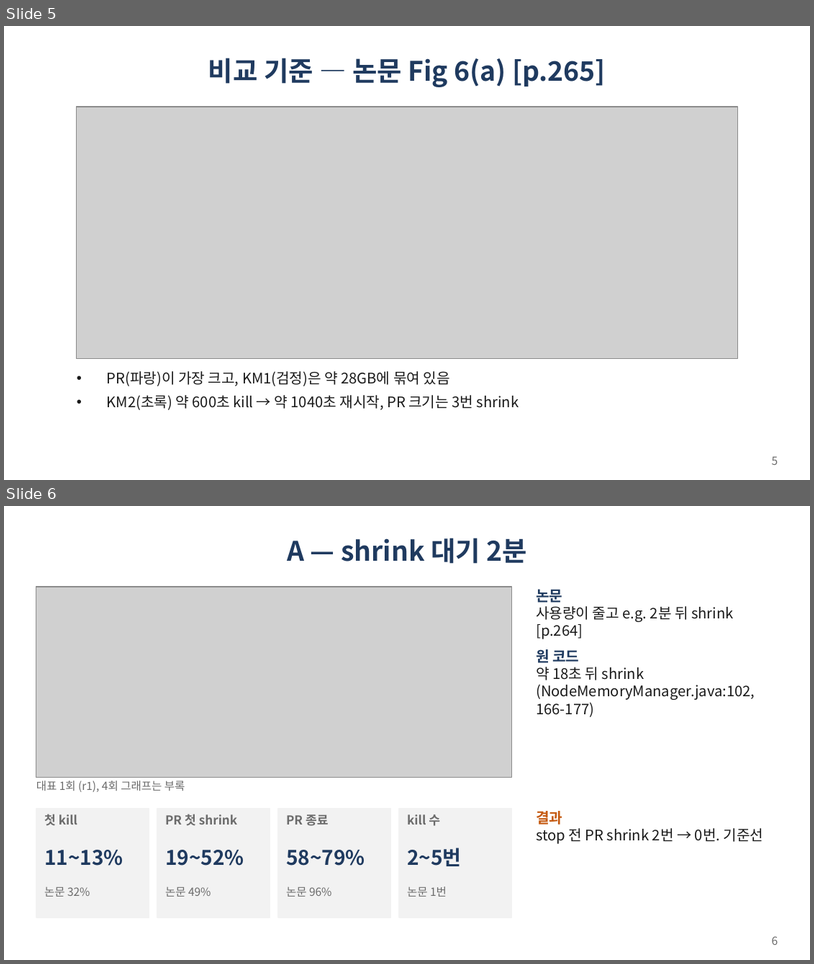
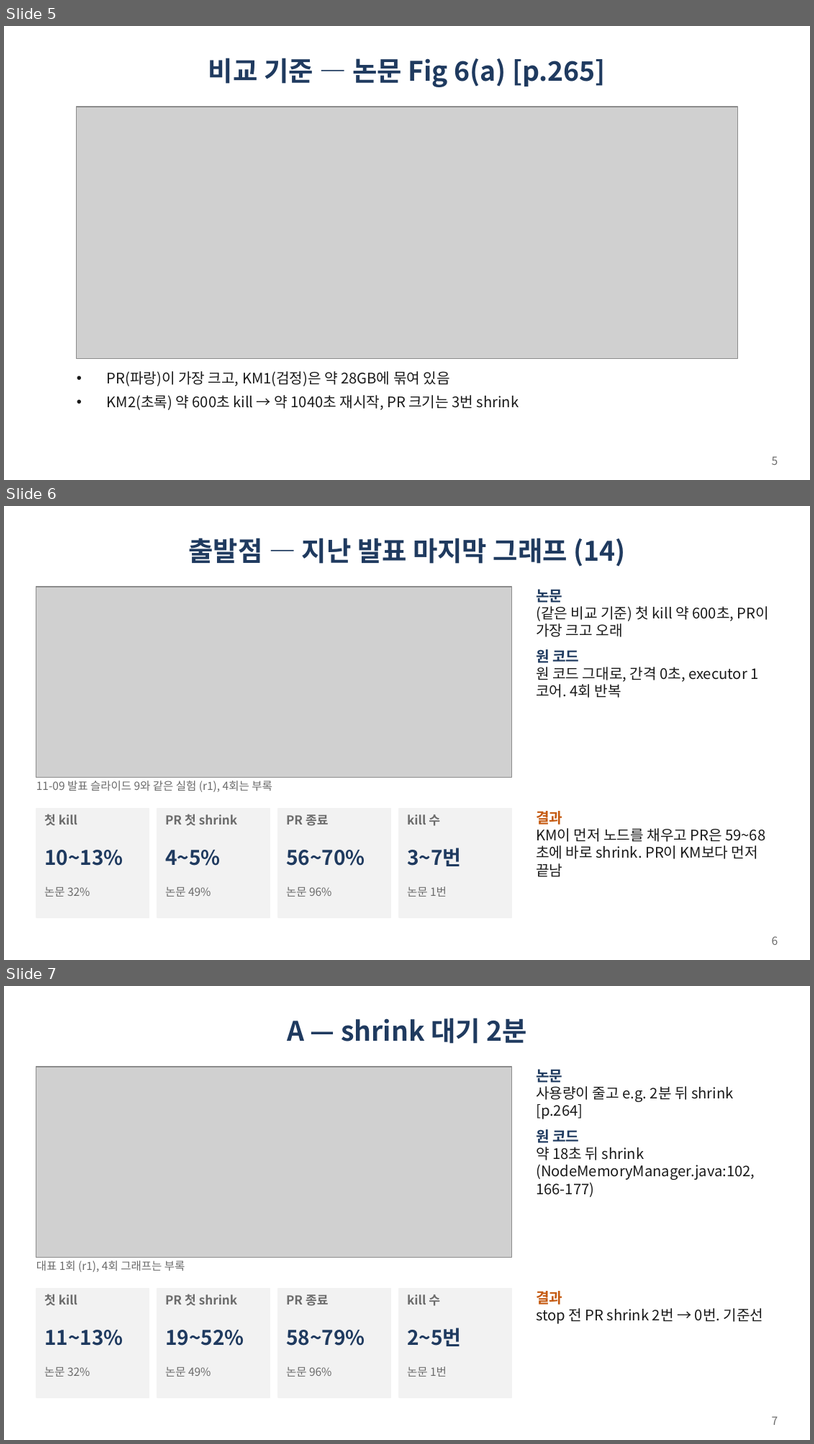
Before and after one commit to gihyeon23/pufferfish-memory-lab, a slide deck: common/lab-meetings/2026-11-20/fig6a-paper-aligned.pptx. Shown one above the other, each under a label of ours: slides 5 and 6 before the commit, slides 5, 6 and 7 after it. The pictures are 814x964 and 814x1444 pixels, drawn with LibreOffice and Linux fonts; fonts in the diff are those of the drawing; grey boxes stand for pictures. Boxes give left, top, right and bottom in pixels: in the first picture for what was removed or moved away, otherwise in the second. Text is boxed around its words. In the diff, an @@ line names an element or a change of style, - is before the commit and + after.

```diff
--- a/common/lab-meetings/2026-11-20/fig6a-paper-aligned.pptx
+++ b/common/lab-meetings/2026-11-20/fig6a-paper-aligned.pptx
@@ slide 6 added at (4,506,810,960), background #FFFFFF @@
@@ title added at (188,538,625,566), 24 pt, text #1F3A5F, bold @@
+출발점 — 지난 발표 마지막 그래프 (14)
@@ picture added at (36,587,512,777) @@
@@ text added at (536,589,769,698), 13 pt, text #1A1A1A @@
+논문
+(같은 비교 기준) 첫 kill 약 600초, PR이 가장 크고 오래
+원 코드
+원 코드 그대로, 간격 0초, executor 1코어. 4회 반복
@@ text added at (36,780,273,792), 10 pt, text #6B6B6B @@
+11-09 발표 슬라이드 9와 같은 실험 (r1), 4회는 부록
@@ rectangle added at (36,808,149,917), fill #F2F2F2, outline #F2F2F2 1 pt @@
@@ text added at (44,813,77,826), 11 pt, text #6B6B6B, bold @@
+첫 kill
@@ rectangle added at (157,808,270,917), fill #F2F2F2, outline #F2F2F2 1 pt @@
@@ text added at (165,813,237,826), 11 pt, text #6B6B6B, bold @@
+PR 첫 shrink
@@ rectangle added at (278,808,391,917), fill #F2F2F2, outline #F2F2F2 1 pt @@
@@ text added at (286,814,329,826), 11 pt, text #6B6B6B, bold @@
+PR 종료
@@ rectangle added at (399,808,512,917), fill #F2F2F2, outline #F2F2F2 1 pt @@
@@ text added at (407,814,440,826), 11 pt, text #6B6B6B, bold @@
+kill 수
@@ text added at (536,811,766,877), 13 pt, text #1A1A1A @@
+결과
+KM이 먼저 노드를 채우고 PR은 59~68초에 바로 shrink. PR이 KM보다 먼저 끝남
@@ text added at (44,849,124,865), 18 pt, text #1F3A5F, bold @@
+10~13%
@@ text added at (165,849,220,865), 18 pt, text #1F3A5F, bold @@
+4~5%
@@ text added at (286,849,365,865), 18 pt, text #1F3A5F, bold @@
+56~70%
@@ text added at (407,847,461,866), 18 pt, text #1F3A5F, bold @@
+3~7번
@@ text added at (44,887,90,896), 10 pt, text #6B6B6B @@
+논문 32%
@@ text added at (165,887,211,896), 10 pt, text #6B6B6B @@
+논문 49%
@@ text added at (286,887,332,896), 10 pt, text #6B6B6B @@
+논문 96%
@@ text added at (407,886,447,896), 10 pt, text #6B6B6B @@
+논문 1번
@@ page number added at (772,936,779,944), 10 pt, text #6B6B6B @@
+6
@@ what was slide 6 is now slide 7 @@
@@ page number at (772,1416,779,1424): text changed @@
-6
+7
```
Also in this commit, not shown: 7 slides changed, 1 other slide added, 2 other files.
